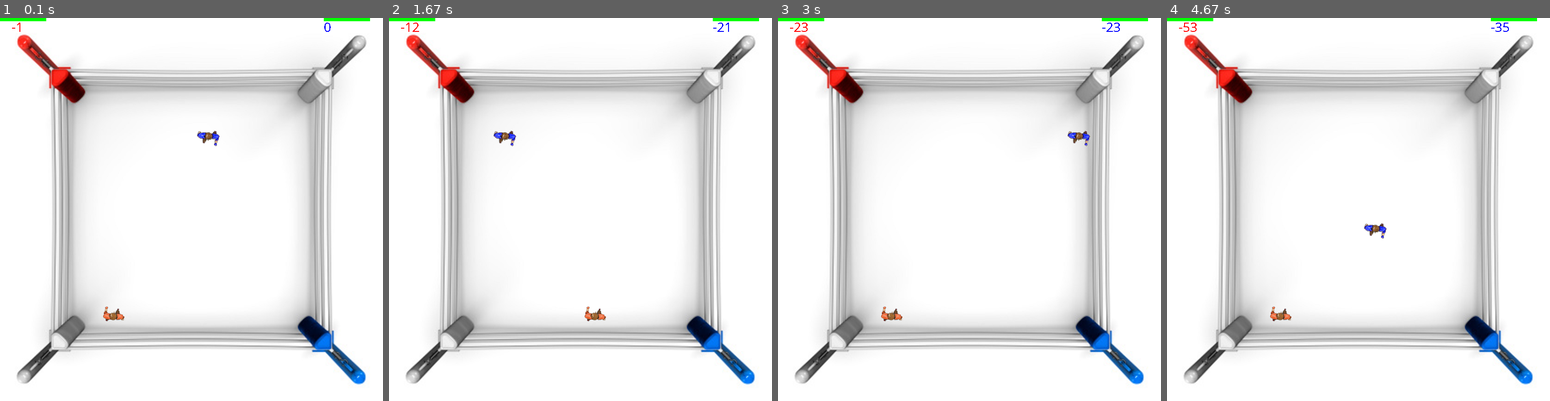
Above: before the commit, frames 1-4 (left to right).
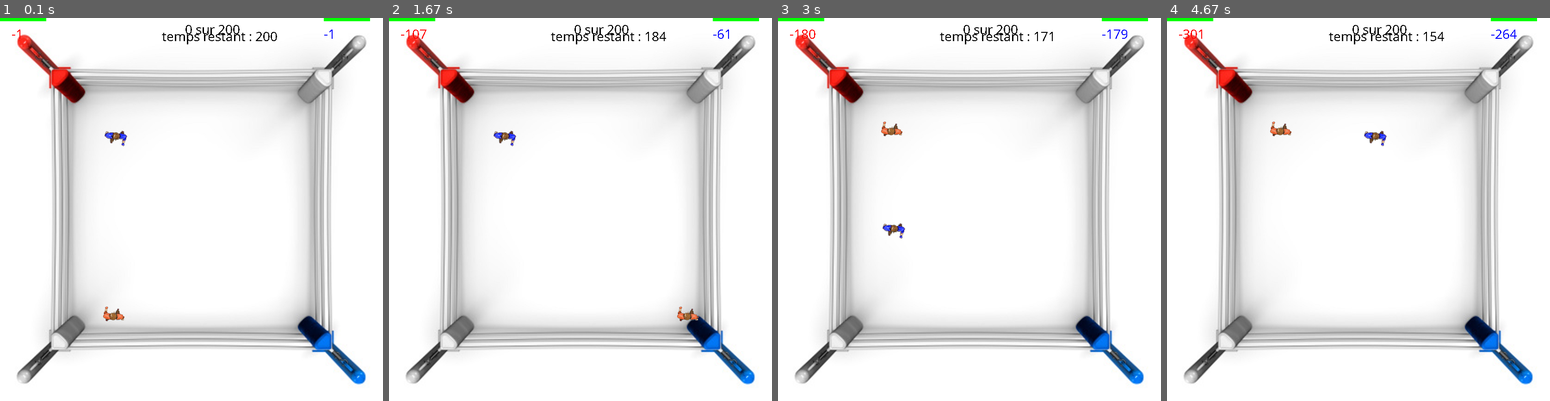
Above: after the commit, the same moments.

Repository: barder60/reinforcementFightingGame
Game: pygame game, started from main.py
Same seed, same stepped clock (60 frames per second), same inputs: the game is played once before the commit and once after it.
Inputs:
- Up to frame 1 (0.1 s): no input
- Up to frame 2 (1.67 s): no input
- Up to frame 3 (3 s): no input
- Up to frame 4 (4.67 s): no input

The runs differ from the first frame. In frame 1, 0.6% of the frame differs, in the area x 3-87%, y 1-34%; in frame 2, 0.6%; in frame 3, 0.9%; in frame 4, 0.9%, in the area x 3-92%, y 1-80%.

Commit message:
Ajout info visuel + update qtable avec delai

Diff:
--- a/Environnement.py
+++ b/Environnement.py
@@ -25,6 +25,7 @@
 
         if player.delay == 1:
             action, reward = self.applyWithDelay(player,opponent, distance)
+            return
         elif action == NOTHING:
             reward = REWARD_NOTHING
         elif action == LEFT:
@@ -38,48 +39,66 @@
 
         elif action == HEAVY_ATT_RIGHT:
             player.delay = 1
+            player.opponent_action_on_delay = opponent.lastAction
+            player.distance_on_delay = distance
+            player.opponent_delay_on_delay = opponent.delay
             reward = 0
         elif action == HEAVY_ATT_LEFT:
             player.delay = 1
+            player.opponent_action_on_delay = opponent.lastAction
+            player.distance_on_delay = distance
+            player.opponent_delay_on_delay = opponent.delay
             reward = 0
         elif action == ATT_RIGHT or action == ATT_LEFT:
             player.delay = 1
+            player.opponent_action_on_delay = opponent.lastAction
+            player.distance_on_delay = distance
+            print("J'enregistre le delai de ladversaire = " + str(opponent.delay))
+            player.opponent_delay_on_delay = opponent.delay
             reward = 0
         elif action == BLOCK_RIGHT or action == BLOCK_LEFT:
             player.delay = 1
-            player.opponent_action_on_block = opponent.lastAction
+            player.opponent_action_on_delay = opponent.lastAction
+            player.distance_on_delay = distance
+            player.opponent_delay_on_delay = opponent.delay
+            print("JE PREPARE LE BLOCK LORSQUE " + opponent.lastAction + " " + str(opponent.delay) + " " + str(distance))
             reward = -5
 
         if new_state is not None and new_state in self.__states:
             if new_state[0] == opponent.state[0] and new_state[1] == opponent.state[1]:
                 reward = RUN_IN_OPPONENT
 
-                player.update(distance, opponent.lastAction, action, reward)
+                player.update(distance, opponent.lastAction, action, reward, opponent.delay)
                 new_state = player.state
             elif self.__states[new_state] == WALL:
                 reward = REWARD_BORDER
-                player.update(distance, opponent.lastAction, action, reward)
+                player.update(distance, opponent.lastAction, action, reward, opponent.delay)
                 new_state = player.state
             else:
                 reward = REWARD_MOVE
-                player.update(distance, opponent.lastAction, action, reward)
+                player.update(distance, opponent.lastAction, action, reward, opponent.delay)
 
             player.setState(new_state)
 
         else:
-            player.update(distance, opponent.lastAction, action, reward)
+            player.update(distance, opponent.lastAction, action, reward, opponent.delay)
 
         player.setLastAction(action)
 
     def applyWithDelay(self, player, opponent, distance):
         opponent_distance = (-distance[0], -distance[1])
         player.delay = 0
+        initialAction = player.lastAction
+        opponentAction = player.opponent_action_on_delay
+        distanceOnAction = player.distance_on_delay
+        opponentDelay = player.opponent_delay_on_delay
         action = player.lastAction
         reward = 0
 
         if player.prepareHeavyAttack():
             if opponent.isNotBlocking() and self.opponentIsTouchable(player, opponent):
                 reward = REWARD_DIRECT_HEAVY_HIT
+                print("JE METS UN GROS COUP")
                 opponent.takeHeavyHit(player.lastAction, opponent_distance)
             elif opponent.isBlocking() and self.opponentIsTouchable(player, opponent):
                 reward = REWARD_BREAK_BLOCK
@@ -88,6 +107,7 @@
                 reward = REWARD_MISS
         elif player.prepareSimpleAttack():
             if opponent.isNotBlocking() and self.opponentIsTouchable(player, opponent):
+                print("JE METS UN COUP SIMPLE")
                 reward = REWARD_DIRECT_HIT
                 opponent.takeHit(player.lastAction, opponent_distance)
             elif opponent.isBlocking() and self.opponentIsTouchable(player, opponent):
@@ -98,8 +118,14 @@
             else:
                 reward = REWARD_MISS
             if opponent.prepareHeavyAttack() and opponent.delay == 1 and self.opponentIsTouchable(player, opponent):
+                print("JE CANCEL UNE ATTAQUE")
                 opponent.cancelPlayerAttack()
 
+        if initialAction != BLOCK_LEFT and initialAction != BLOCK_RIGHT and initialAction != NOTHING:
+            print("UPDATE DE " + initialAction + " DISTANCE : " + str(distanceOnAction) + "SUR LACTION : " + opponentAction + "avec un delay de " + str(opponentDelay))
+            player.update(distanceOnAction, opponentAction, initialAction, reward, opponentDelay)
+
+        player.setLastAction(action)
         return action, reward
 
     @property
--- a/Player.py
+++ b/Player.py
@@ -1,6 +1,6 @@
 from constant import NOTHING, ACTIONS, HIT_DMG, HEAVY_HIT_DMG, HEAVY_HIT_ON_BLOCK_DMG, REWARD_GET_HIT, \
     REWARD_GET_HEAVY_HIT, REWARD_BLOCKED_HIT, REWARD_GET_BREAK, HEAVY_ATT_LEFT, HEAVY_ATT_RIGHT, BLOCK_LEFT, \
-    BLOCK_RIGHT, ATT_LEFT, ATT_RIGHT
+    BLOCK_RIGHT, ATT_LEFT, ATT_RIGHT, MAX_DELAY, REWARD_INTERRUPT, REWARD_WIN
 
 
 class Player:
@@ -16,7 +16,10 @@
         self.__start = start
         self.__color = color
         self.__last_animation = ""
-        self.__opponent_action_on_block = None
+
+        self.__opponent_action_on_delay = None
+        self.__distance_on_delay = None
+        self.__opponent_delay_on_delay = 0
 
         for line in range(-self.__environment.lineLength, self.__environment.lineLength):
             for row in range(-self.__environment.rowLength, self.__environment.rowLength):
@@ -24,8 +27,10 @@
                 self.__qtable[distance] = {}
                 for other_player_action in ACTIONS:
                     self.__qtable[distance][other_player_action] = {}
-                    for player_action in ACTIONS:
-                        self.__qtable[distance][other_player_action][player_action] = 0.0
+                    for oponent_delay in range(MAX_DELAY + 1):
+                        self.__qtable[distance][other_player_action][oponent_delay] = {}
+                        for player_action in ACTIONS:
+                            self.__qtable[distance][other_player_action][oponent_delay][player_action] = 0.0
 
         self.reset()
 
@@ -34,7 +39,8 @@
         self.__score = 0
         self.__life_point = 100
         self.__delay = 0
-        self.__opponent_action_on_block = None
+        self.__opponent_action_on_delay \
+            = None
 
     @property
     def start_position(self):
@@ -61,23 +67,22 @@
         self.__delay = delay
 
     def takeHit(self, hit, distance):
-        print("SOMEONE TAKE HIT")
         self.__life_point = self.__life_point - HIT_DMG
-        self.update(distance, hit, self.__last_action, REWARD_GET_HIT)
+        self.update(distance, hit, self.__last_action, REWARD_GET_HIT, MAX_DELAY)
 
     def takeHeavyHit(self, heavy_hit, distance):
-        print("SOMEONE TAKE HEAVY HIT")
         self.__life_point = self.__life_point - HEAVY_HIT_DMG
-        self.update(distance, heavy_hit, self.__last_action, REWARD_GET_HEAVY_HIT)
+        self.update(distance, heavy_hit, self.__last_action, REWARD_GET_HEAVY_HIT, MAX_DELAY)
 
     def takeHeavyHitOnBlock(self, heavy_hit, distance):
-        print("SOMEONE HAS BEEN BREAK")
         self.__life_point = self.__life_point - HEAVY_HIT_ON_BLOCK_DMG
-        self.update(distance, heavy_hit, self.lastAction, REWARD_GET_BREAK)
+        print("JE ME PREND l'attaque suivante " + heavy_hit + " " + str(MAX_DELAY) + " " + str(distance) +
+              "avec REWARD = " + REWARD_GET_BREAK + " MON ACTION = " + self.lastAction)
+        self.update(distance, heavy_hit, self.lastAction, REWARD_GET_BREAK, MAX_DELAY)
 
     def block_hit(self, hit, distance):
         print("SOMEONE BLOCK")
-        self.update(distance, hit, self.lastAction, REWARD_BLOCKED_HIT)
+        self.update(distance, hit, self.lastAction, REWARD_BLOCKED_HIT, MAX_DELAY)
 
     def attack_on_block(self):
         self.delay = 1
@@ -93,6 +98,9 @@
     def score(self):
         return self.__score
 
+    def add_win_score(self):
+        self.__score += REWARD_WIN
+
     @property
     def color(self):
         return self.__color
@@ -105,25 +113,26 @@
     def last_animation(self, last_animation):
         self.__last_animation = last_animation
 
-    def best_action(self, distance, other_player_last_action):
+    def best_action(self, distance, other_player_last_action, other_player_delay):
         best = None
         # print(self.__qtable[distance][other_player_last_action])
-        for a in self.__qtable[distance][other_player_last_action]:
+        for a in self.__qtable[distance][other_player_last_action][other_player_delay]:
             if not best \
-                    or self.__qtable[distance][other_player_last_action][a] > \
-                    self.__qtable[distance][other_player_last_action][best]:
+                    or self.__qtable[distance][other_player_last_action][other_player_delay][a] > \
+                    self.__qtable[distance][other_player_last_action][other_player_delay][best]:
                 best = a
         return best
 
-    def update(self, distance, other_player_action, action, reward):
+    def update(self, distance, other_player_action, action, reward, opponent_delay):
         # Q(s, a) <- Q(s, a) + learning_rate *
         #                     [reward + discount_factor * max(Q(state)) - Q(s, a)]
 
-        maxQ = max(self.__qtable[distance][other_player_action].values())
-        self.__qtable[distance][other_player_action][action] += self.__learning_rate * \
-                                                                (reward + self.__discount_factor *
-                                                                 maxQ - self.__qtable[distance][other_player_action][
-                                                                     action])
+        maxQ = max(self.__qtable[distance][other_player_action][opponent_delay].values())
+        self.__qtable[distance][other_player_action][opponent_delay][action] += self.__learning_rate * \
+                                                                                (reward + self.__discount_factor *
+                                                                                 maxQ - self.__qtable[distance][
+                                                                                     other_player_action]
+                                                                                 [opponent_delay][action])
 
         self.__score += reward
 
@@ -134,14 +143,32 @@
         self.__last_action = newLastAction
 
     @property
-    def opponent_action_on_block(self):
-        return self.__opponent_action_on_block
+    def opponent_action_on_delay(self):
+        return self.__opponent_action_on_delay
 
-    @opponent_action_on_block.setter
-    def opponent_action_on_block(self, value):
-        self.__opponent_action_on_block = value
+    @opponent_action_on_delay.setter
+    def opponent_action_on_delay(self, value):
+        self.__opponent_action_on_delay = value
+
+    @property
+    def distance_on_delay(self):
+        return self.__distance_on_delay
+
+    @distance_on_delay.setter
+    def distance_on_delay(self, value):
+        self.__distance_on_delay = value
+
+    @property
+    def opponent_delay_on_delay(self):
+        return self.__opponent_delay_on_delay
+
+    @opponent_delay_on_delay.setter
+    def opponent_delay_on_delay(self, value):
+        self.__opponent_delay_on_delay = value
 
     def cancelPlayerAttack(self):
+        print("UPDATE DE " + self.__last_action + " DISTANCE : " + str(self.__distance_on_delay) + "SUR LACTION : " + self.__opponent_action_on_delay)
+        self.update(self.__distance_on_delay, self.__opponent_action_on_delay, self.__last_action, REWARD_INTERRUPT, MAX_DELAY)
         self.__delay = 1
         self.__last_action = NOTHING
 
--- a/constant.py
+++ b/constant.py
@@ -7,6 +7,11 @@
     # 1 #
     #####
 """
+
+LOOP_SPEED = 0.05
+MAX_DELAY = 1
+MAX_TIMER = 200
+REPEAT_NB = 200
 
 # POSITION
 PLAYER_ONE_POSITION = '1'
@@ -19,14 +24,14 @@
 REWARD_BORDER = -10
 REWARD_NOTHING = -20
 
-REWARD_GET_HIT = -10
+REWARD_GET_HIT = -15
 REWARD_GET_HEAVY_HIT = -30
 
 REWARD_DIRECT_HIT = 10
 REWARD_DIRECT_HEAVY_HIT = 30
 
 REWARD_BREAK_BLOCK = 20
-REWARD_BLOCKED_HIT = 5
+REWARD_BLOCKED_HIT = 10
 REWARD_GET_BREAK = -10
 
 RUN_IN_OPPONENT = -15
@@ -34,6 +39,7 @@
 
 REWARD_MISS = -40
 REWARD_HIT_IN_BLOCK = -10
+REWARD_INTERRUPT = -10
 
 #ACTIONS
 LEFT = 'LEFT'
--- a/pygameEngine.py
+++ b/pygameEngine.py
@@ -4,7 +4,7 @@
 from pygame.sprite import Sprite
 
 from Environnement import Environment as GameBoard
-from constant import GROUND, ATT_LEFT, ATT_RIGHT, STARTING_LIFE_POINT
+from constant import GROUND, ATT_LEFT, ATT_RIGHT, STARTING_LIFE_POINT, LOOP_SPEED, MAX_TIMER, REPEAT_NB
 from Player import Player
 from utils import spritesheet
 
@@ -101,18 +101,19 @@
         PlayerOne = Player(env, env.playerOnePosition, "red", STARTING_LIFE_POINT)
         PlayerTwo = Player(env, env.playerTwoPosition, "blue", STARTING_LIFE_POINT)
         running = False
-        for i in range(20):
-            count = 0
+        for repeat in range(REPEAT_NB):
+            timer = 0
             PlayerOne.reset()
             PlayerTwo.reset()
             isFinished = False
             while not isFinished:
-                if count == 90:
+                if timer == MAX_TIMER:
                     isFinished = True
                     continue
 
                 if PlayerOne.isDead():
                     isFinished = True
+                    PlayerTwo.add_win_score()
                     continue
 
                 distance = env.getDistance(PlayerOne.state, PlayerTwo.state)
@@ -120,16 +121,17 @@
                     bestAction = PlayerOne.lastAction
                     print("JOUEUR 1 : " + str(distance) + " -> WAS ALREADY PREPARING " + bestAction)
                 else:
-                    bestAction = PlayerOne.best_action(distance, PlayerTwo.lastAction)
+                    bestAction = PlayerOne.best_action(distance, PlayerTwo.lastAction, PlayerTwo.delay)
                     print("JOUEUR 1 : " + str(distance) + " -> " + bestAction)
 
                 displayPosition(PlayerOne, PlayerTwo)
                 env.apply(PlayerOne, PlayerTwo, bestAction, distance)
-                loopVisualBoxer(PlayerOne, PlayerTwo, screen)
-                time.sleep(0.3)
+                loopVisualBoxer(PlayerOne, PlayerTwo, screen,timer, repeat)
+                time.sleep(float(LOOP_SPEED))
 
                 if PlayerTwo.isDead():
                     isFinished = True
+                    PlayerOne.add_win_score()
                     continue
 
                 # print("JOUEUR 2")
@@ -138,18 +140,18 @@
                     bestAction = PlayerTwo.lastAction
                     print("JOUEUR 2 : " + str(distance) + " -> WAS ALREADY PREPARING " + bestAction)
                 else:
-                    bestAction = PlayerTwo.best_action(distance, PlayerOne.lastAction)
+                    bestAction = PlayerTwo.best_action(distance, PlayerOne.lastAction, PlayerOne.delay)
                     print("JOUEUR 2 : " + str(distance) + " -> " + bestAction)
 
                 displayPosition(PlayerOne, PlayerTwo)
                 env.apply(PlayerTwo, PlayerOne, bestAction, distance)
-                loopVisualBoxer(PlayerOne, PlayerTwo, screen)
-                time.sleep(0.3)
-
-
-                count = count + 1
-
-            print("PASSAGE NUMERO " + str(i))
+                loopVisualBoxer(PlayerOne, PlayerTwo, screen, timer, repeat)
+                time.sleep(LOOP_SPEED)
+
+
+                timer = timer + 1
+
+            print("PASSAGE NUMERO " + str(repeat))
             print("JOUEUR 1 : " + str(PlayerOne.score))
             print("JOUEUR 2 : " + str(PlayerTwo.score))
 
@@ -166,12 +168,16 @@
     return (player.state[1] * 200, player.state[0] * 200)
 
 
-def loopVisualBoxer(player, playerTwo, screen):
+def loopVisualBoxer(player, playerTwo, screen, remainingTime, repeat):
     screen.blit(background, background.get_rect())
     scorePlayerOne = myfont.render(str(player.score), False, (255, 0, 0))
     scorePlayerTwo = myfont.render(str(playerTwo.score), False, (0, 0, 255))
-    screen.blit(scorePlayerOne, (25,0))
-    screen.blit(scorePlayerTwo, (700, 0))
+    timer = myfont.render("temps restant : " + str(MAX_TIMER - remainingTime), False, (0, 0, 0))
+    repeatNumber = myfont.render(str(repeat) + " sur " + str(REPEAT_NB), False, (0, 0, 0))
+    screen.blit(scorePlayerOne, (25,15))
+    screen.blit(scorePlayerTwo, (700, 15))
+    screen.blit(repeatNumber, (400, 5))
+    screen.blit(timer, (350, 20))
 
     draw_health_bar_player_one = pygame.Rect(0, 0, STARTING_LIFE_POINT, 7)
     pygame.draw.rect(screen, (255, 0, 0), draw_health_bar_player_one)
